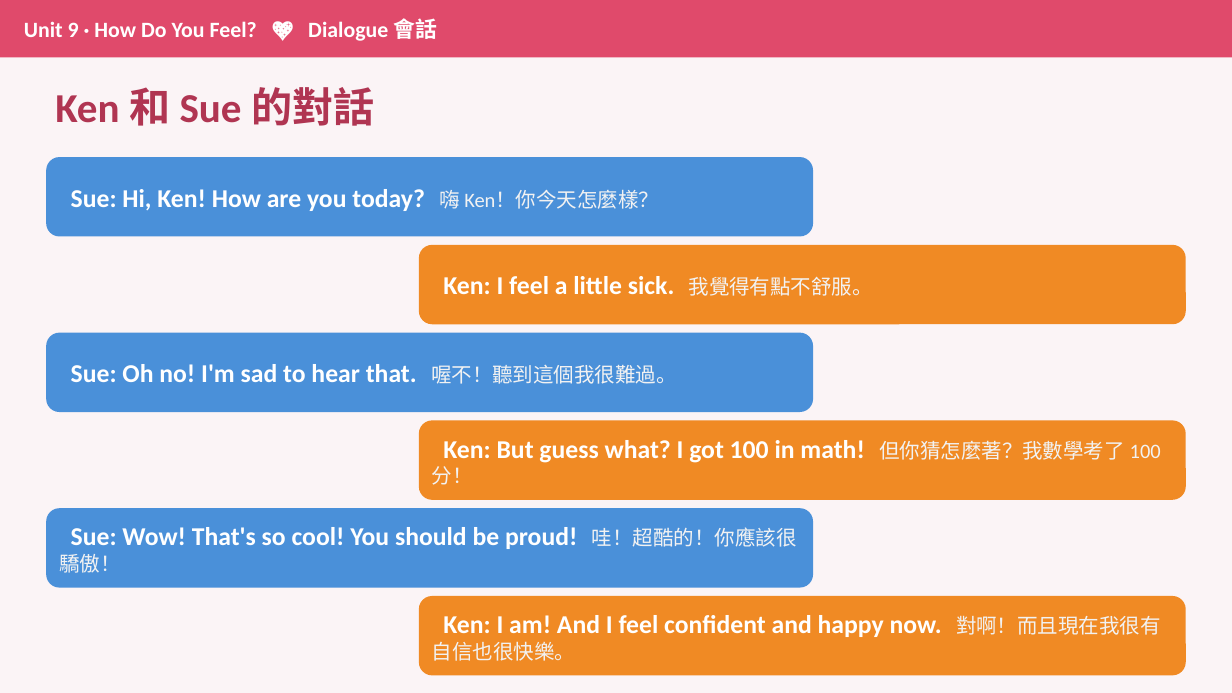
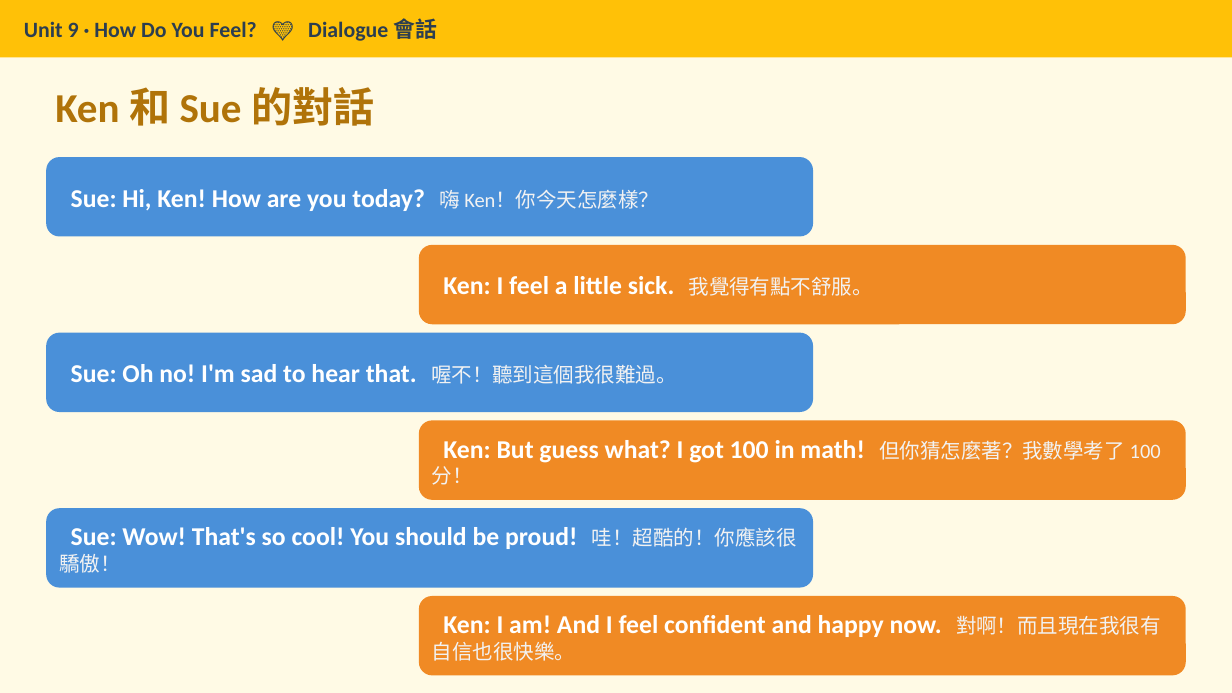
Before and after one commit to Yuchiaoniu/english, a slide deck: slide 13 of Unit9_How_Do_You_Feel.pptx. Drawn at 1232x693 pixels with LibreOffice and Linux fonts; fonts in the diff are those of the drawing. Boxes give left, top, right and bottom in pixels: in the first picture for what was removed or moved away, otherwise in the second. Text is boxed around its words. In the diff, an @@ line names an element or a change of style, - is before the commit and + after.

```diff
--- a/Unit9_How_Do_You_Feel.pptx
+++ b/Unit9_How_Do_You_Feel.pptx
@@ background #FBF4F6 to #FFFAE5 @@
@@ rectangle "Unit 9 · How Do ..." at bbox=[0, 0, 1232, 57]: fill #E04A6B to #FFC107 @@
@@ text in rectangle at bbox=[24, 18, 438, 41]: text changed; text colour #FFFFFF to #2C3E50 @@
-Unit 9 · How Do You Feel? 💖 Dialogue 會話
+Unit 9 · How Do You Feel? 💛 Dialogue 會話
@@ text "Ken 和 Sue 的對話" at bbox=[55, 87, 374, 126]: text colour #B03552 to #B07309 @@
```
Also in this commit, not shown: 14 other slides changed, 3 other files.
